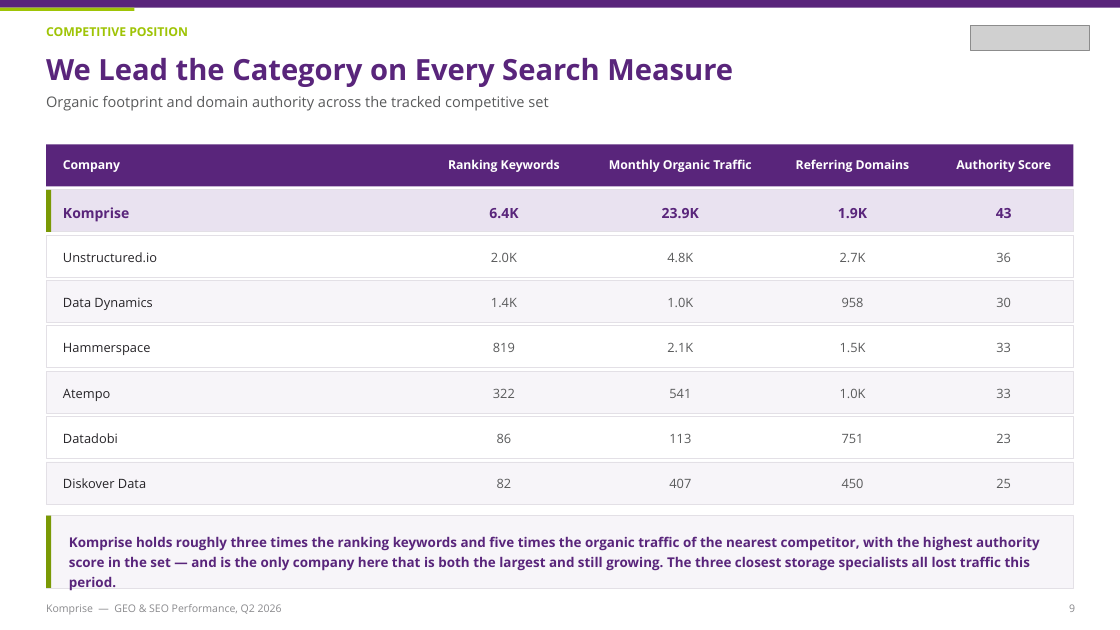
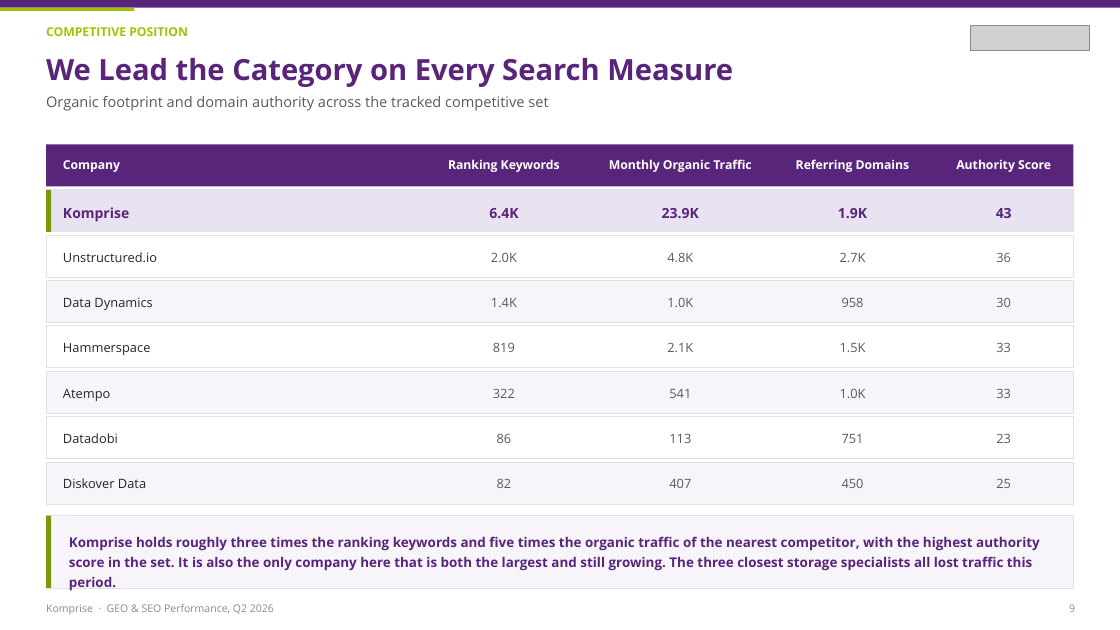
Before and after one commit to ramcc007/rcc, a slide deck: slide 9 of Komprise_GEO_SEO_Q2_2026.pptx. Drawn at 1120x630 pixels with LibreOffice and Linux fonts; fonts in the diff are those of the drawing; grey boxes stand for pictures. Boxes give left, top, right and bottom in pixels: in the first picture for what was removed or moved away, otherwise in the second. Text is boxed around its words. In the diff, an @@ line names an element or a change of style, - is before the commit and + after.

```diff
--- a/Komprise_GEO_SEO_Q2_2026.pptx
+++ b/Komprise_GEO_SEO_Q2_2026.pptx
@@ text at <box>69,536,1040,591</box>: text changed @@
-Komprise holds roughly three times the ranking keywords and five times the organic traffic of the nearest competitor, with the highest authority score in the set — and is the only company here that is both the largest and still growing. The three closest storage specialists all lost traffic this period.
+Komprise holds roughly three times the ranking keywords and five times the organic traffic of the nearest competitor, with the highest authority score in the set. It is also the only company here that is both the largest and still growing. The three closest storage specialists all lost traffic this period.
@@ text at <box>46,604,274,614</box>: text changed @@
-Komprise — GEO & SEO Performance, Q2 2026
+Komprise · GEO & SEO Performance, Q2 2026
```
Also in this commit, not shown: 9 other slides changed, 3 other files.
